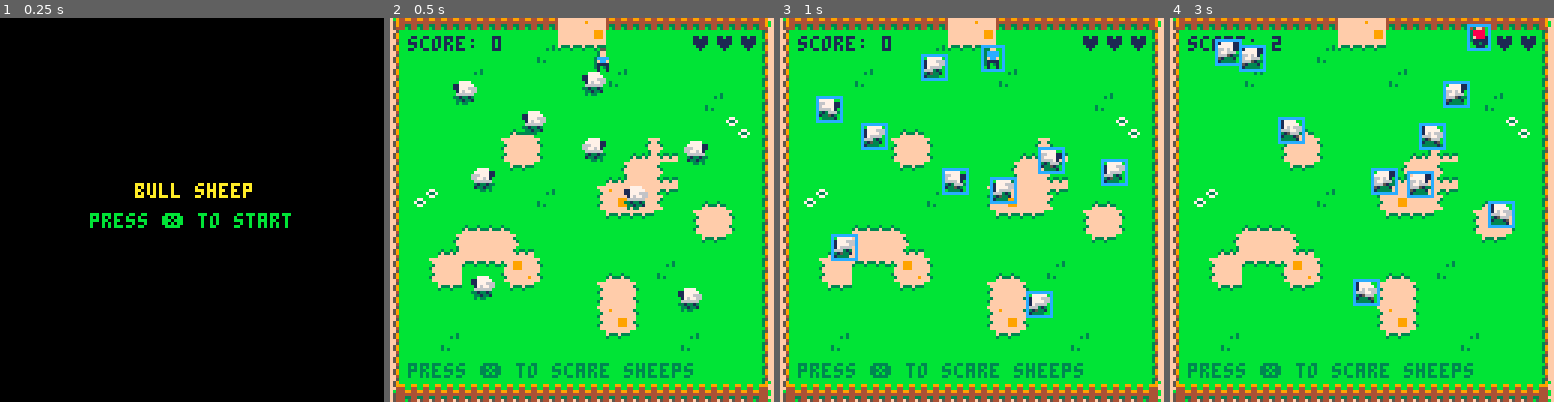
Above: before the commit, frames 1-4 (left to right).
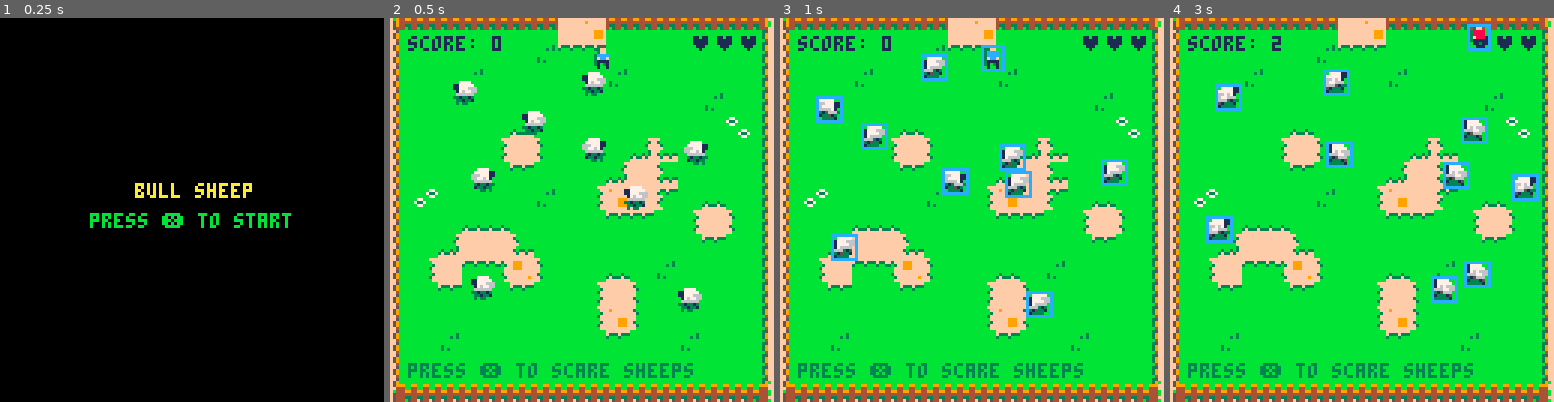
Above: after the commit, the same moments.

Repository: derpycoder/bull-sheep
Game: PICO-8 cartridge bull_sheep.p8
Two runs of this game, one before a commit and one after it. Both use one fixed random seed, a clock stepped at 60 frames per second and the inputs below.
Inputs:
- Up to frame 1 (0.25 s): no input
- Up to frame 2 (0.5 s): tap X (X key) at 0.33 s
- Up to frame 3 (1 s): tap O (Z key) at 0.7 s
- Up to frame 4 (3 s): tap X (X key) at 1.07, 1.85, 2.97 s; hold Right 1.6-2.1 s; tap O (Z key) every 0.4 s from 1.7 to 2.9 s; hold Up 2.15-2.42 s; hold Right from 2.47 s (still down)

Frame 1 is identical in both runs. In frame 2, 0.1% of the frame differs, in the area x 53-58%, y 7-15%; in frame 3, 1.6%; in frame 4, 8.2%, in the area x 9-97%, y 5-75%.

Commit message:
Updated Collision Result & Removed Agitate on Shepherd Contact

Diff:
--- a/bull_sheep.p8
+++ b/bull_sheep.p8
@@ -267,10 +267,10 @@
      if self:collides(target) then
       target:agitate()
      end
-    elseif target.name == "shepheard" then
-     if self:collides(target) then
-      self:agitate()
-     end
+    -- elseif target.name == "shepherd" then
+    --  if self:collides(target) then
+    --   self:agitate()
+    --  end
     end
    end
   end
@@ -441,22 +441,22 @@
    local right_hitbox = { x = x + w / 2, y = y + 2, width = w / 2, height = h - 4 }
 
    if bounds_overlap(bottom_hitbox, target) then
-    self.y = target.y - h
+    self.y = target.y - h - 1
     return true
    end
 
    if bounds_overlap(top_hitbox, target) then
-    self.y = target.y + h
+    self.y = target.y + h + 1
     return true
    end
 
    if bounds_overlap(left_hitbox, target) then
-    self.x = target.x + w
+    self.x = target.x + w + 1
     return true
    end
 
    if bounds_overlap(right_hitbox, target) then
-    self.x = target.x - w
+    self.x = target.x - w - 1
     return true
    end
   end
